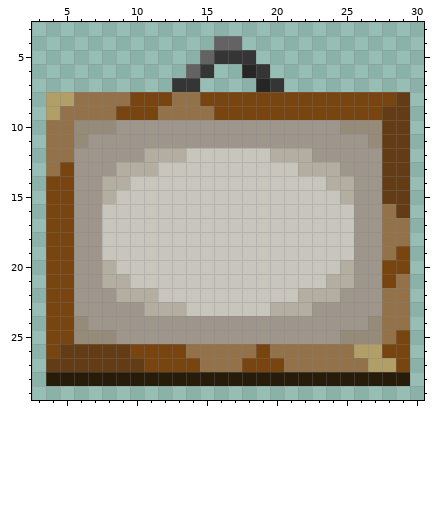
Two versions of one pixel-art sprite, textures/items/painting.png. The picture above was drawn from the file before the commit.
The file is 32x32 pixels. Shown: x 3..30, y 3..29.
The result:
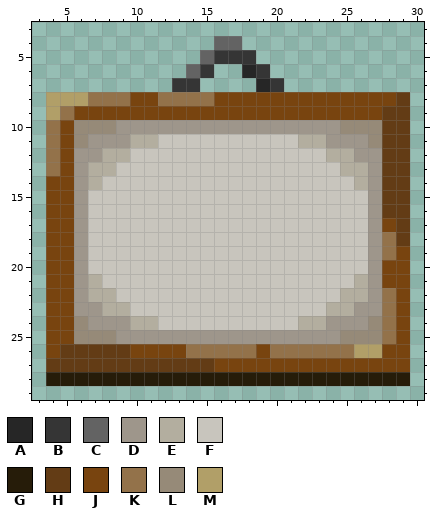
Palette (. is transparent): A #262626  B #353535  C #636363  D #9e968b  E #b3ae9f  F #c8c5bd  G #261c09  H #633c15  J #78440f  K #93724a  L #968a78  M #b19f68
Changes in this commit:
@@ x 3..30 @@
  7 ..........BB....AB..........
- 8 .MMKKKKJJJKKJJJJJJJJJJJJJJH.
- 9 .MKKKKJJJKKKKJJJJJJJJJJJJHH.
-10 .KKLLLDDDDDDDDDDDDDDDDLLLHH.
-11 .KKLDDDDDDDDDDDDDDDDDDDDLHH.
-12 .KKDDDDDEEEFFFFFFEEEDDDDDHH.
-13 .KJDDDEEEFFFFFFFFFFEEEDDDHH.
-14 .JJDDEEFFFFFFFFFFFFFFEEDDHH.
-15 .JJDDEFFFFFFFFFFFFFFFFEDDHH.
-16 .JJDDFFFFFFFFFFFFFFFFFFDDKH.
-17 .JJDDFFFFFFFFFFFFFFFFFFDDKK.
-18 .JJDDFFFFFFFFFFFFFFFFFFDDKK.
-19 .JJDDFFFFFFFFFFFFFFFFFFDDKJ.
-20 .JJDDEFFFFFFFFFFFFFFFFEDDJJ.
-21 .JJDDEEFFFFFFFFFFFFFFEEDDJK.
-22 .JJDDDEEEFFFFFFFFFFEEEDDDKK.
-23 .JJDDDDDEEEFFFFFFEEEDDDDDKK.
-24 .JJLDDDDDDDDDDDDDDDDDDDDLKK.
+ 8 .MMMKKKJJKKKKJJJJJJJJJJJJJH.
+ 9 .MKJJJJJJJJJJJJJJJJJJJJJJHH.
+10 .KJLLLDDDDDDDDDDDDDDDDLLLHH.
+11 .KJLDDDEEFFFFFFFFFFEEDDDLHH.
+12 .KJDDEEFFFFFFFFFFFFFFEEDDHH.
+13 .KJDEEFFFFFFFFFFFFFFFFEEDHH.
+14 .JJDEFFFFFFFFFFFFFFFFFFEDHH.
+15 .JJDFFFFFFFFFFFFFFFFFFFFDHH.
+16 .JJDFFFFFFFFFFFFFFFFFFFFDHH.
+17 .JJDFFFFFFFFFFFFFFFFFFFFDJH.
+18 .JJDFFFFFFFFFFFFFFFFFFFFDKH.
+19 .JJDFFFFFFFFFFFFFFFFFFFFDKJ.
+20 .JJDFFFFFFFFFFFFFFFFFFFFDJJ.
+21 .JJDEFFFFFFFFFFFFFFFFFFEDJJ.
+22 .JJDEEFFFFFFFFFFFFFFFFEEDKJ.
+23 .JJDDEEFFFFFFFFFFFFFFEEDDKJ.
+24 .JJLDDDEEFFFFFFFFFFEEDDDLKJ.
 25 .JJLLLDDDDDDDDDDDDDDDDLLLKJ.
 26 .JHHHHHJJJJKKKKKJKKKKKKMMJJ.
-27 .HHHHHHHJJJJKKKJJJKKKKKKMMJ.
+27 .HHHHHHHHHHHHJJJJJJJJJJJJJJ.
 28 .GGGGGGGGGGGGGGGGGGGGGGGGGG.
Changed places in both pictures, as pixel boxes (x1, y1, x2, y2):
changed: (60, 92, 410, 372)
